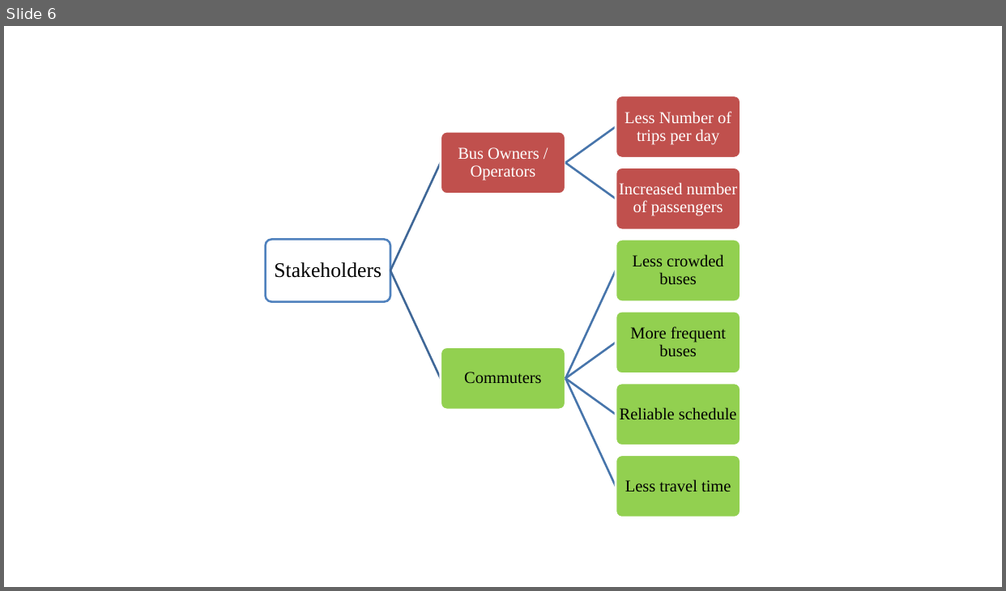
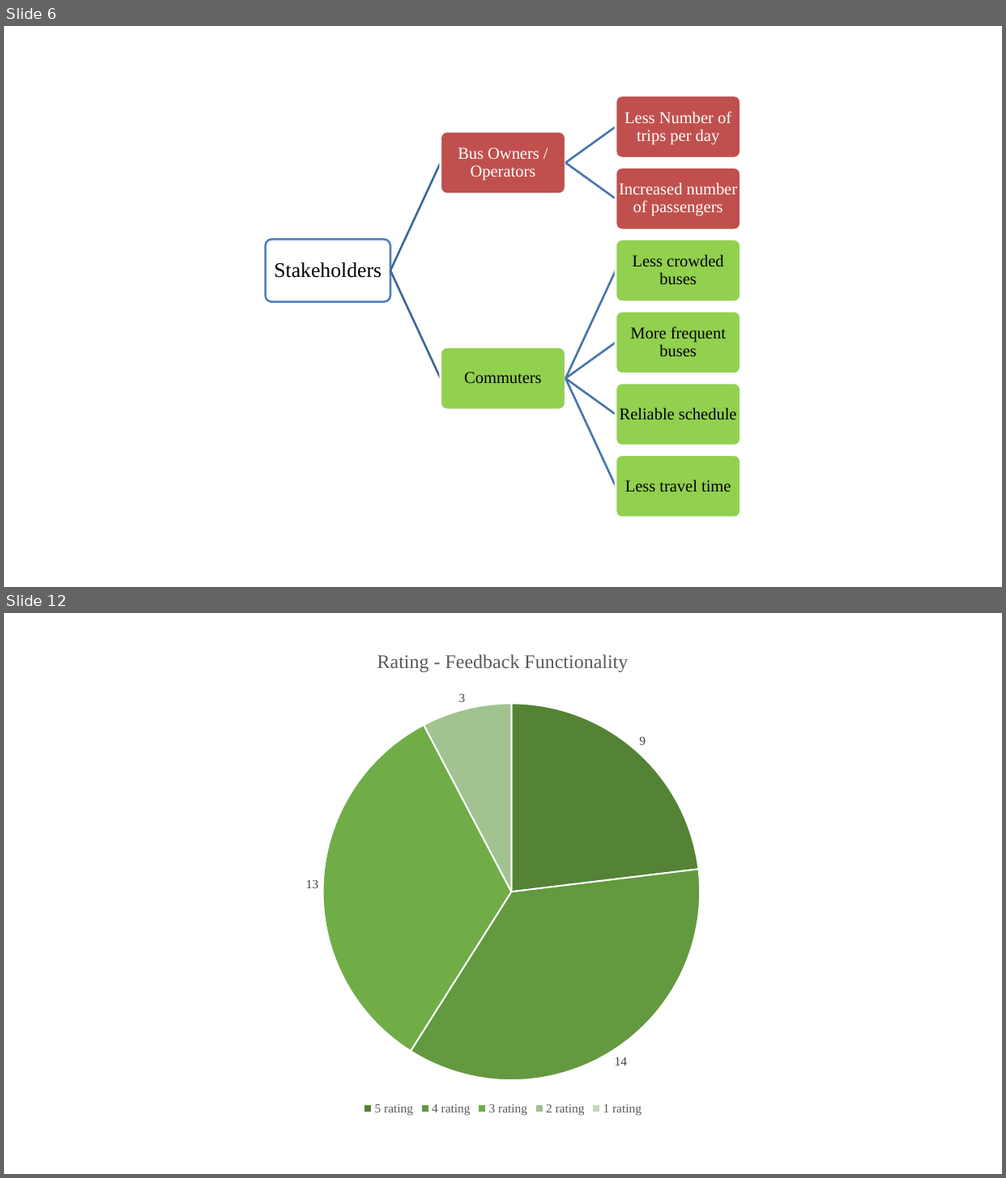
Before and after one commit to afthaj/draftFullReport, a slide deck: figures.pptx. Shown one above the other, each under a label of ours: slide 6 before the commit, slides 6 and 12 after it; the slides between them are not shown. The pictures are 1006x591 and 1006x1178 pixels, drawn with LibreOffice and Linux fonts; fonts in the diff are those of the drawing. Boxes give left, top, right and bottom in pixels: in the first picture for what was removed or moved away, otherwise in the second. Text is boxed around its words. In the diff, an @@ line names an element or a change of style, - is before the commit and + after.

```diff
--- a/figures.pptx
+++ b/figures.pptx
@@ slide 12 added at box(4, 613, 1002, 1174), background #FFFFFF @@
@@ pie chart added at box(73, 632, 934, 1119) @@
+title "Rating - Feedback Functionality"
+categories: 5 rating, 4 rating, 3 rating, 2 rating, 1 rating
+Rating - Feedback Functionality: 9, 14, 13, 3, 0
```
Also in this commit, not shown: 3 slides changed, 6 other slides added, 35 other files.
